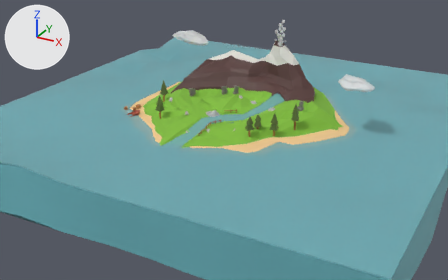
Before and after pictures for a commit that changed the glTF model apps/capture/public/gltf/models/scene.glb.
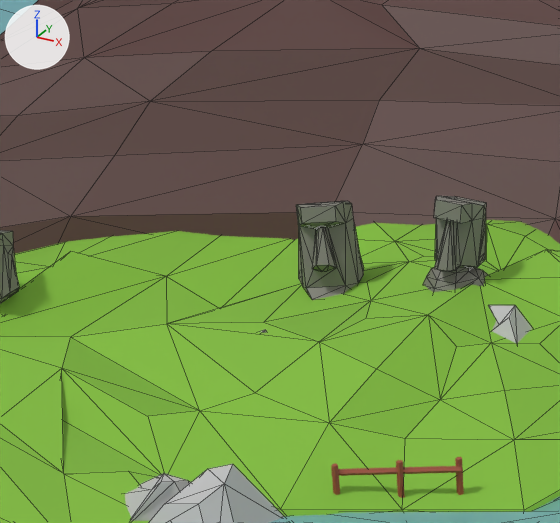
Old and new are each drawn from a camera (50 mm lens) standing at (60.3, -116.2, 55.2) and looking at (-1.1, -4.5, -0.7) and again close up on the part from 43% to 55% of the width and 24% to 41% of the height. The lights are fixed; the arrows at upper left show +X, +Y and +Z. The first two pictures are the older version. The close-ups show mesh edges as thin lines. Where no turn or scale is listed for an object, it has been applied to the vertices.

Names of what the first close-up shows: 'Agua_blinn1_0', 'Mar_e_moto_blinn1_0', 'Montanha_lambert13_0', 'pCube16_lambert1_0', 'pCube19_lambert6_0', 'pCube26_lambert1_0', 'pCube2_lambert6_0', 'pCube3_lambert6_0', 'pCube5_lambert1_0', 'pCylinder17_lambert11_0', 'pCylinder1_Grama_0' and 3 more.
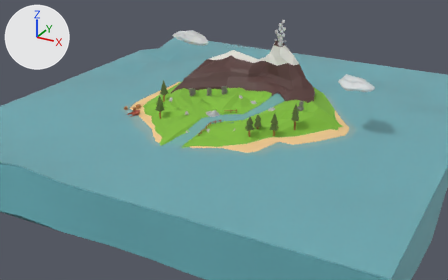
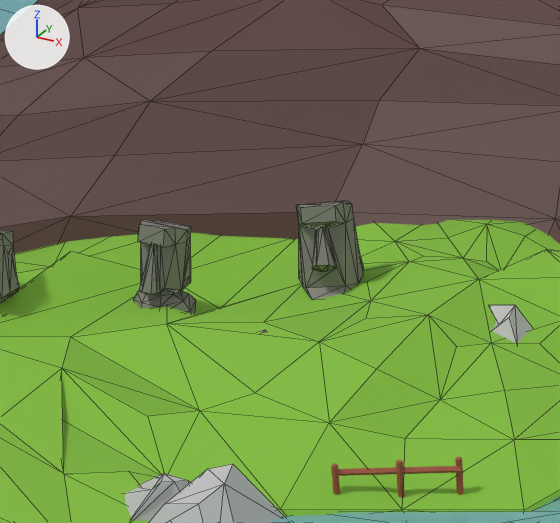
Pixel boxes [x1, y1, x2, y2] of what changed, in the close-ups (560 x 523 px):
```json
{"object": "pCube3_lambert6_0", "change": "moved", "before": [423, 196, 488, 292], "after": [133, 220, 195, 314]}
```

Edits to the scene script, one JSON object a line:
```json
{"op": "set", "path": "ob_pcube3_lambert6_0.location", "old": "(-0.44, 0.0, 10.88)", "new": "(-6.64, -1.3, 9.73)"}
```
